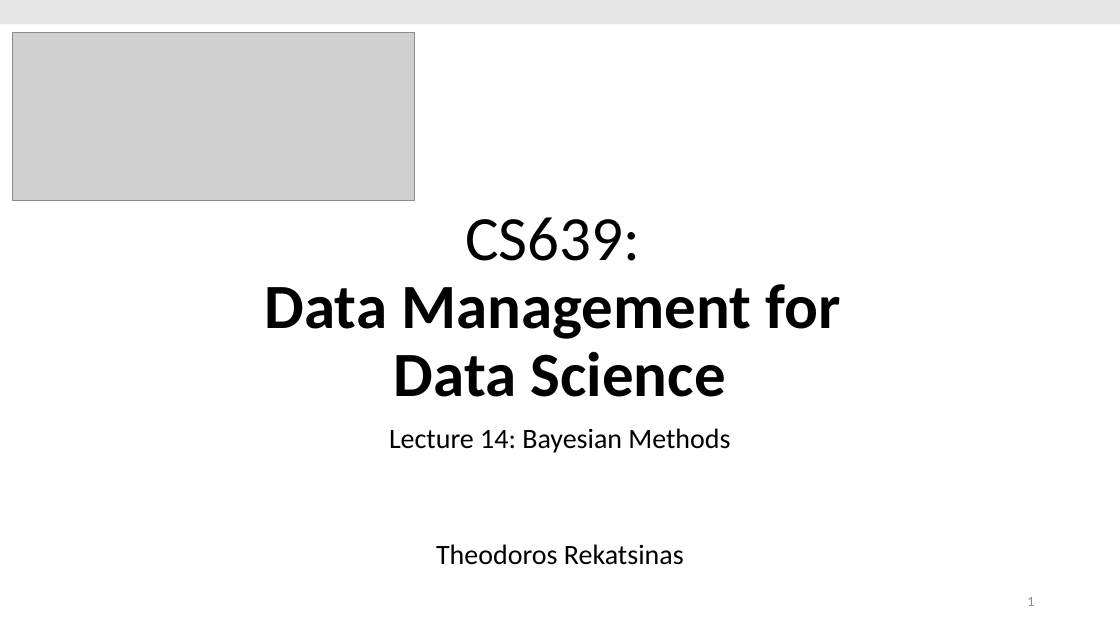
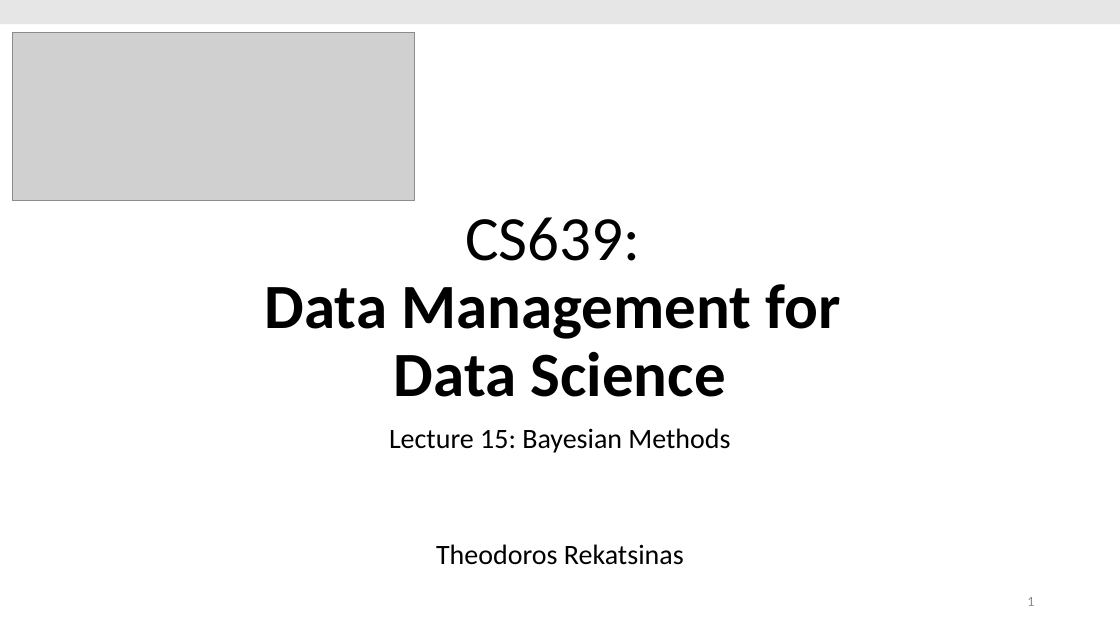
Before and after one commit to thodrek/cs639_spring19, a slide deck: slide 1 of lectures/lecture-15/Lecture_15_BM.pptx. Drawn at 1120x630 pixels with LibreOffice and Linux fonts; fonts in the diff are those of the drawing; grey boxes stand for pictures. Boxes give left, top, right and bottom in pixels: in the first picture for what was removed or moved away, otherwise in the second. Text is boxed around its words. In the diff, an @@ line names an element or a change of style, - is before the commit and + after.

```diff
--- a/lectures/lecture-15/Lecture_15_BM.pptx
+++ b/lectures/lecture-15/Lecture_15_BM.pptx
@@ subtitle at box(389, 428, 730, 453): text changed @@
-Lecture 14: Bayesian Methods
+Lecture 15: Bayesian Methods
```
Also in this commit, not shown: 5 other files.
